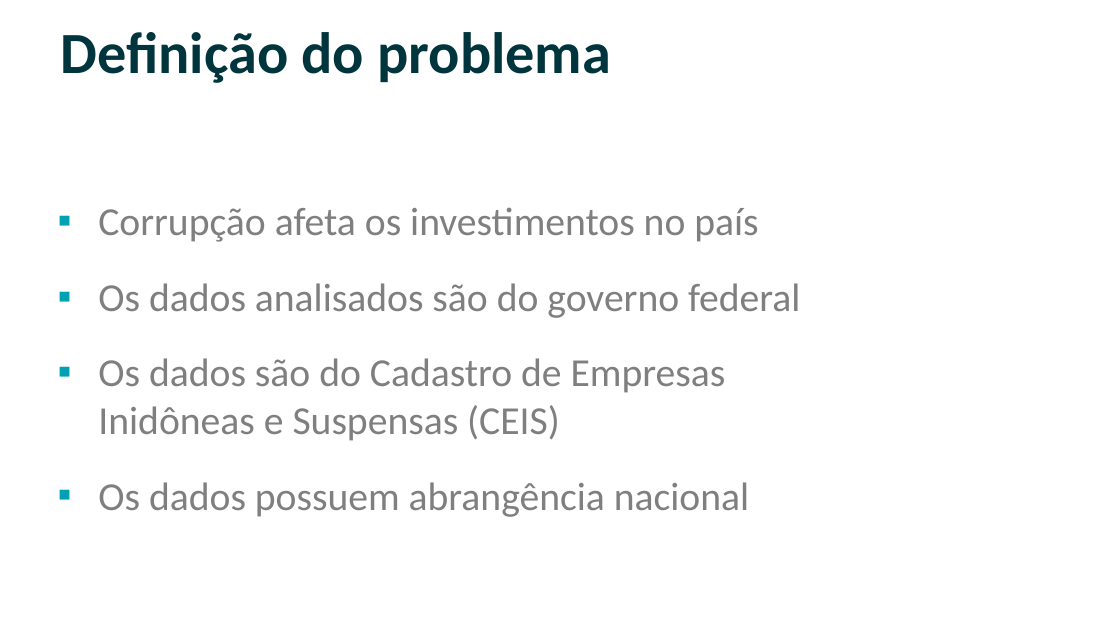
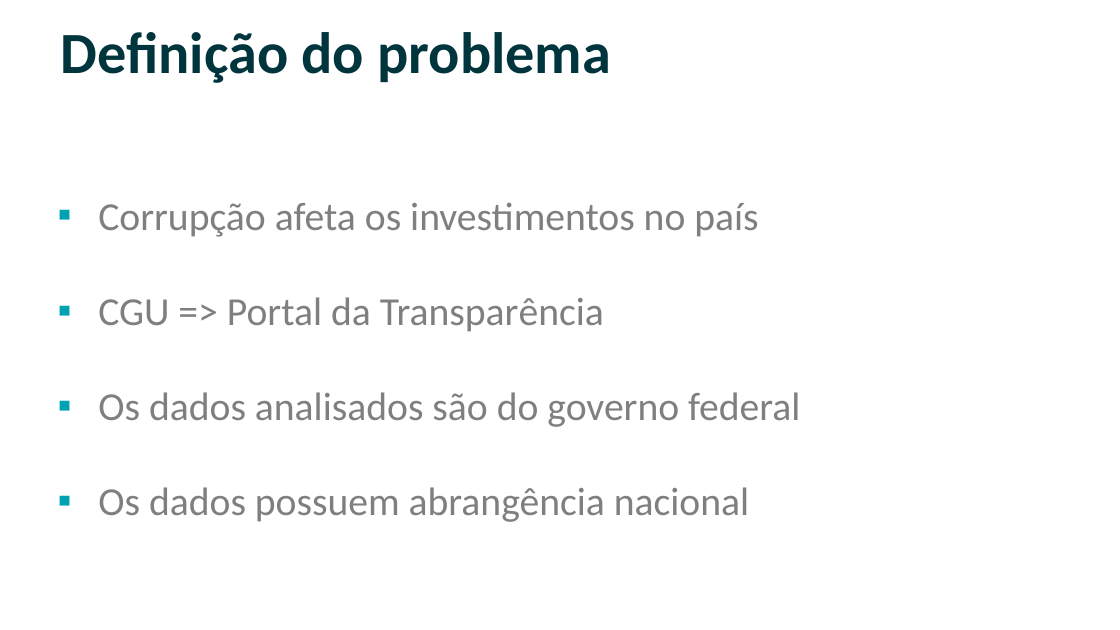
Before and after one commit to willsancheslima/tcc-puc-minas, a slide deck: slide 6 of doc/apresentacao.pptx (slide 7 before the commit). Drawn at 1120x630 pixels with LibreOffice and Linux fonts; fonts in the diff are those of the drawing; background and template pictures are left out. Boxes give left, top, right and bottom in pixels: in the first picture for what was removed or moved away, otherwise in the second. Text is boxed around its words. In the diff, an @@ line names an element or a change of style, - is before the commit and + after.

```diff
--- a/doc/apresentacao.pptx
+++ b/doc/apresentacao.pptx
@@ subtitle at [98,297,604,332]: paragraph added @@
+▪ CGU => Portal da Transparência
@@ subtitle at [98,358,726,441]: paragraph removed @@
-▪ Os dados são do Cadastro de Empresas Inidôneas e Suspensas (CEIS)
```
Also in this commit, not shown: 8 other slides changed, 23 slides removed, 7 other files.
